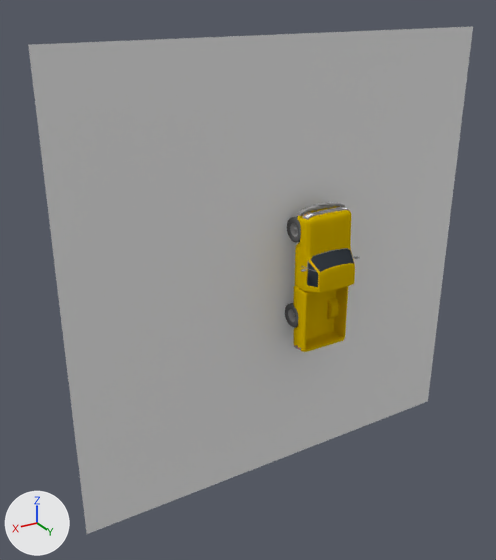
What one commit did to the Blender file Pick-Up.blend.
Before and after are seen from a 50 mm camera at (15.8, 23.2, 11.7) aimed at (1.7, -0.3, 0.0). The axes (+X, +Y, +Z) are drawn at lower left. The lights are the same throughout.

Objects in the first picture: 'Back', 'Cabin', 'Plano', 'Windshield'.
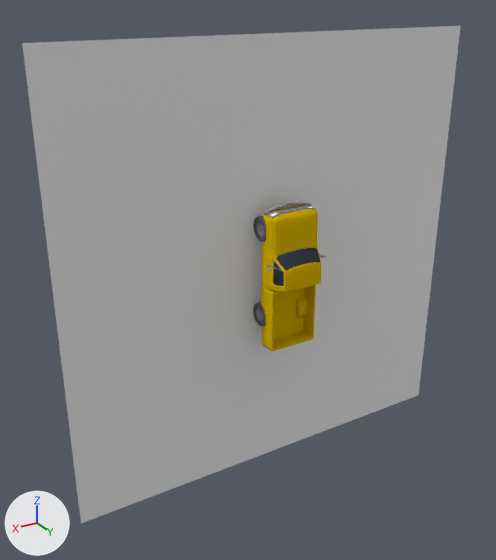
ob_truck is not drawn itself; it is the parent of ob_cabin, ob_back, ob_chassis, ob_head_lights, ob_turn_lights, ob_tirefl, ob_front_grid, ob_tirerl.

What differs and where, as boxes (x1, y1, x2, y2) in the pictures (496 x 560 px):
'Plano', moved
    before: (28, 27, 473, 534)
    after: (22, 26, 461, 523)
'Cabin', moved
    before: (295, 202, 360, 293)
    after: (262, 201, 327, 292)
'Back', moved
    before: (293, 285, 348, 352)
    after: (261, 284, 316, 351)
'Windshield', moved
    before: (307, 249, 354, 287)
    after: (273, 248, 321, 286)
'TireFL', moved
    before: (287, 216, 301, 243)
    after: (253, 216, 266, 241)
'TireRL', moved
    before: (285, 303, 298, 327)
    after: (253, 302, 266, 326)
'RimFL', moved
    before: (290, 223, 298, 237)
    after: (257, 222, 264, 236)
'RimRL', moved
    before: (288, 309, 295, 322)
    after: (256, 308, 263, 321)
'Head Lights', moved
    before: (305, 208, 347, 217)
    after: (271, 207, 313, 216)

The change, as a diff of the scene's bpy script:
```diff
--- a/Pick-Up.blend.py
+++ b/Pick-Up.blend.py
@@ ob_truck @@
 ob_truck = bpy.data.objects.new('Truck', None)
-ob_truck.location = (-1.21, 0.0201, -0.0338)
+ob_truck.location = (0.0, -0.75, 0.0)
 ob_truck.rotation_euler = (-1.571, 0.0, 0.0)  # degrees (-90, 0, 0)
@@ ob_plano @@
 ob_plano = bpy.data.objects.new('Plano', me_plano)
-ob_plano.location = (0.0, 0.0, 0.0)
+ob_plano.location = (0.0, -0.75, 0.0)
 ob_plano.rotation_euler = (-1.571, 0.0, 0.0)  # degrees (-90, 0, 0)
```
